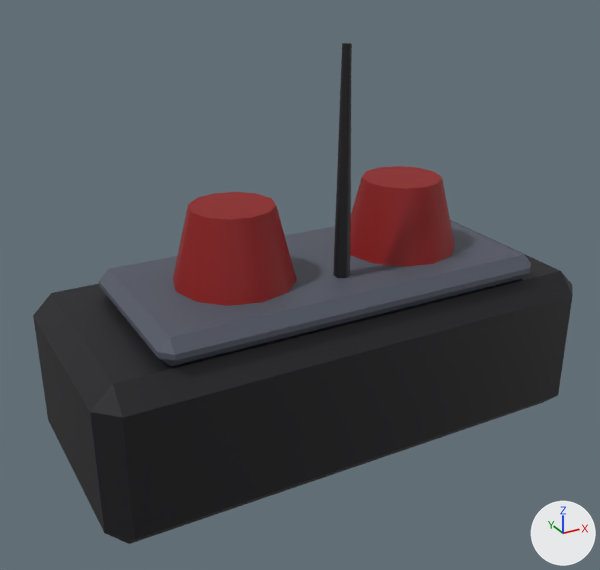
The glTF model models/destroyer/destroyer_bridge.glb, before and after one commit.
Both versions are drawn from a 50 mm camera at (-28.9, -50.4, 31.2) aimed at (-1.5, -0.6, 6.2). The axes (+X, +Y, +Z) are drawn at lower right. The lights are the same throughout. The older version comes first. Where no turn or scale is listed for an object, it has been applied to the vertices.

Names of what the first picture shows: 'Antenna', 'BridgeBlock', 'BridgeRoof', 'SensorDomeL', 'SensorDomeR'.
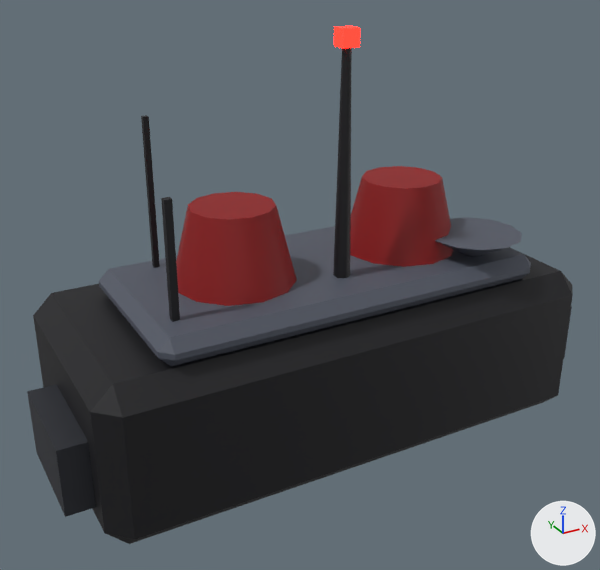
The newer file is also rescaled (x2.0) as a whole; pictures and numbers use the older file's frame.

What changed in the scene script:
```text
Add mat_destroyer_runninglight:
    mat_destroyer_runninglight = principled_material('Destroyer_RunningLight')
    mat_destroyer_runninglight.base_color = (1.0, 0.0134, 0.00719)  # red #ff1f14
    mat_destroyer_runninglight.roughness = 0.6
    mat_destroyer_runninglight.emission_color = (1.0, 0.0134, 0.00719)  # red #ff1f14
    mat_destroyer_runninglight.emission_strength = 5.0
Add mat_destroyer_hulldark:
    mat_destroyer_hulldark = principled_material('Destroyer_HullDark')
    mat_destroyer_hulldark.base_color = (0.0174, 0.0196, 0.0272)  # black #24262e
    mat_destroyer_hulldark.roughness = 0.6
Add me_bridgedish:
    me_bridgedish.from_pydata(...)  # a 12-sided cut cone along z (radius 0.8 at the low end, 3.6 at the high end) spanning x 7.4..14.6, y -128.6..-121.4, z 83.0..84.6
    me_bridgedish.materials.append(mat_destroyer_hulllight)  # greyish blue #525763
Add me_bridgedetailrunninglight:
    me_bridgedetailrunninglight.from_pydata(...)  # a box spanning x -0.6..0.6, y -124.6..-123.4, z 98.8..100.0
    me_bridgedetailrunninglight.materials.append(mat_destroyer_runninglight)  # red #ff1f14, glowing red #ff1f14
Add me_bridgedetailhulldark:
    me_bridgedetailhulldark.from_pydata(...)  # a box spanning x -21.5..-19.5, y -126.0..-118.0, z 71.5..76.5; a box spanning x 19.5..21.5, y -126.0..-118.0, z 71.5..76.5
    me_bridgedetailhulldark.materials.append(mat_destroyer_hulldark)  # black #24262e
Add me_bridgedetaildark:
    me_bridgedetaildark.from_pydata(...)  # a box spanning x -13.25..-12.75, y -125.25..-124.75, z 83.0..91.0; a box spanning x -11.2..-10.8, y -116.2..-115.8, z 83.0..94.0
    me_bridgedetaildark.materials.append(mat_destroyer_dark)  # black #121217
Add ob_bridgedish:
    ob_bridgedish = bpy.data.objects.new('BridgeDish', me_bridgedish)
    ob_bridgedish.location = (0.0, 120.0, -75.0)
Add ob_bridgedetailrunninglight:
    ob_bridgedetailrunninglight = bpy.data.objects.new('BridgeDetailRunningLight', me_bridgedetailrunninglight)
    ob_bridgedetailrunninglight.location = (0.0, 120.0, -75.0)
Add ob_bridgedetailhulldark:
    ob_bridgedetailhulldark = bpy.data.objects.new('BridgeDetailHullDark', me_bridgedetailhulldark)
    ob_bridgedetailhulldark.location = (0.0, 120.0, -75.0)
Add ob_bridgedetaildark:
    ob_bridgedetaildark = bpy.data.objects.new('BridgeDetailDark', me_bridgedetaildark)
    ob_bridgedetaildark.location = (0.0, 120.0, -75.0)
```

Pixel boxes [x1, y1, x2, y2] of what changed, in the pictures (600 x 570 px):
'BridgeDetailHullDark', added: after [27, 307, 572, 517]
'BridgeDetailDark', added (black): after [141, 115, 180, 322]
'BridgeDish', added: after [435, 217, 522, 257]
'BridgeDetailRunningLight', added (red): after [334, 26, 360, 49]
